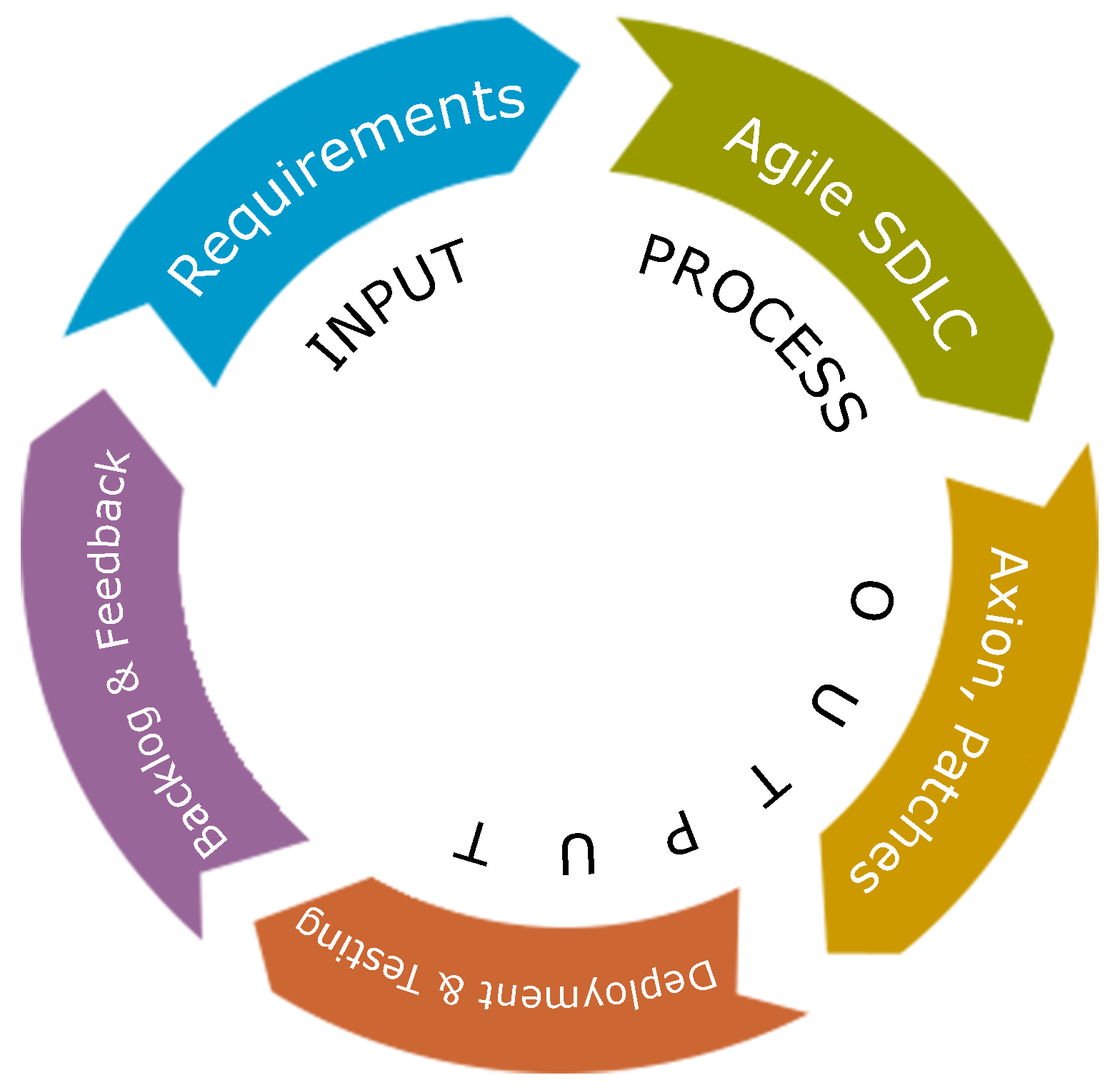
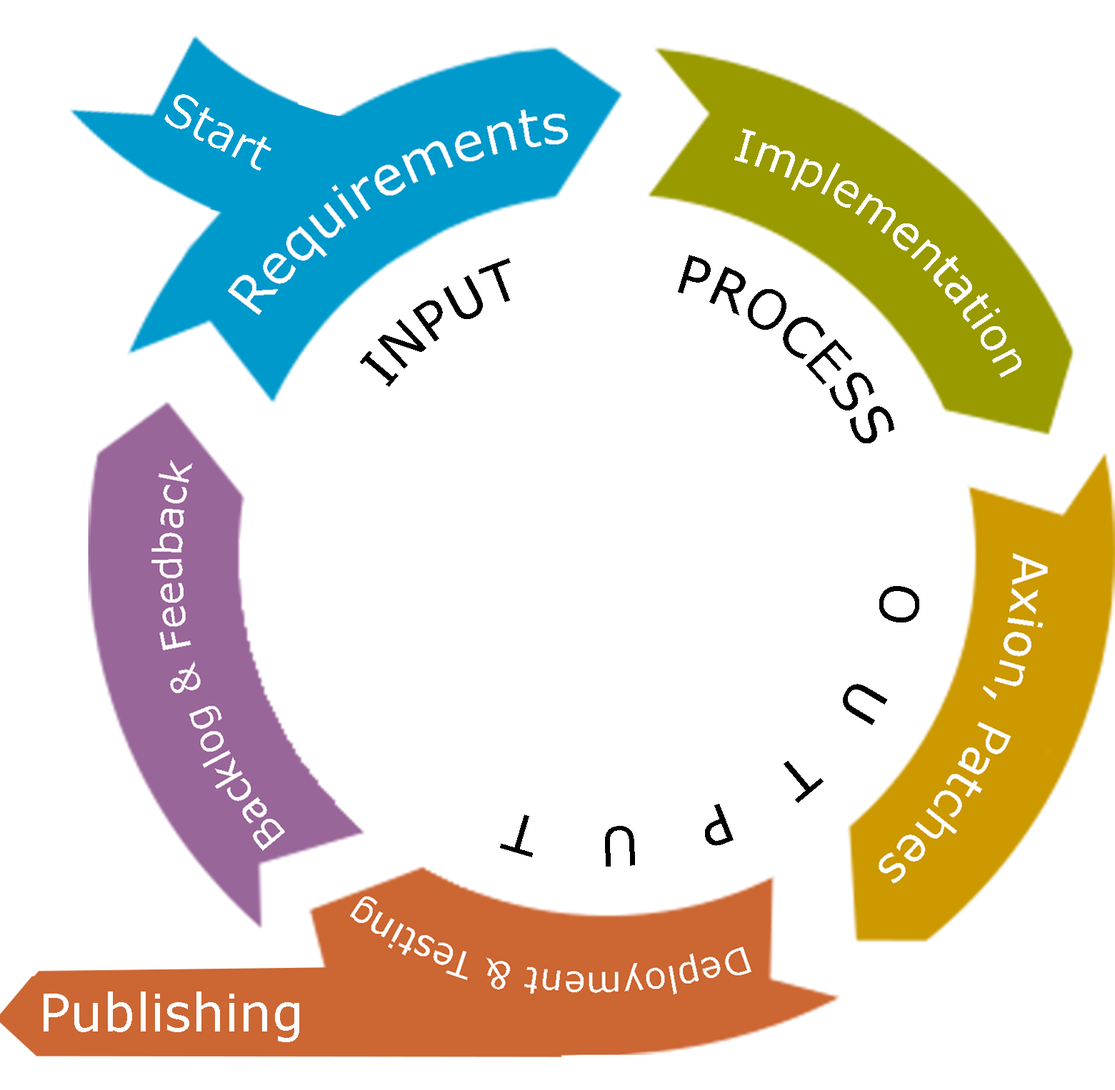
Layered file, before and after one edit (w=1115, h=1090). Changes by layer:
painted on "INPUT PROCESS O U T P U T w" over [304, 233, 920, 876]
added layer "Implementation" above "Publishing" over [734, 128, 1022, 378]
added layer "Publishing" above "Requirements Agile SDLC Axion, Patches" over [43, 991, 300, 1043]
painted on "Requirements Agile SDLC Axion, Patches" over [0, 14, 1115, 1074]
added layer "Start" above "Layer 1" over [164, 94, 272, 171]
added layer "Layer 1" over [68, 34, 368, 231]
